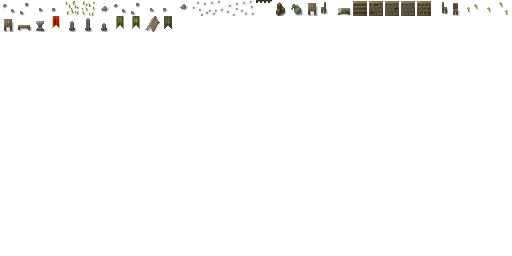
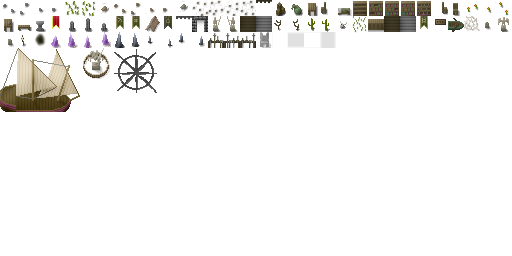
Revision of a layered 512 × 256 image; what changed, layer by layer:
painted on "shade" over [0, 0, 509, 112]
